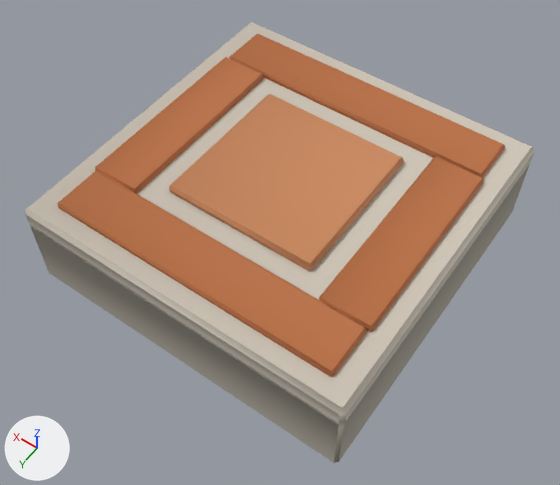
An edit to the glTF model assets/3d/reworked/tile_courtyard.glb, drawn before and after from the same camera.
Before and after are seen from a 50 mm camera at (-1.63, 2.36, 3.1) aimed at (-0.05, 0.15, -0.37). Lighting does not change. The marker at lower left points along +X, +Y and +Z. The first picture is the older version. Vertices at exactly the same position are counted once.

Names of what the first picture shows: 'co_body', 'co_cap', 'co_center', 'co_ring0', 'co_ring1', 'co_ring2', 'co_ring3'.
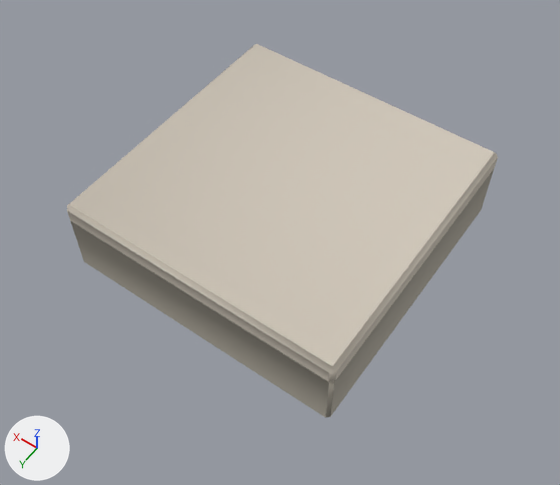
Where the change shows, as pixel boxes (x1, y1, x2, y2) in the pictures (560 x 485 px):
'co_cap', rescaled (15% narrower, 16% shorter)
    before: (25, 22, 535, 423)
    after: (67, 44, 498, 381)
'co_body', rescaled (15% narrower, 17% shorter)
    before: (30, 164, 530, 463)
    after: (71, 169, 494, 418)
'co_center', deleted (orange)
    before: (169, 94, 404, 270)
'co_ring0', deleted (orange)
    before: (58, 171, 367, 377)
'co_ring3', deleted (orange)
    before: (319, 157, 484, 332)
'co_ring1', deleted (orange)
    before: (229, 34, 505, 178)
'co_ring2', deleted (orange)
    before: (95, 57, 264, 194)

What changed in the scene script:
```text
Change me_cube_014:
    used by ob_co_body; location = (0.0, 0.0, 0.0)
    remove me_cube_014.from_pydata(...)  # 24 vertices, 44 faces; spans x -1.0..1.0, y -1.0..1.0, z -0.56..-0.1
    add me_cube_014.from_pydata(...)  # 24 vertices, 44 faces; spans x -0.85..0.85, y -0.85..0.85, z -0.5..-0.1
    me_cube_014 part 1: the whole mesh is scaled about its middle by (0.848, 0.848, 0.863), then moved by (0.0, 0.0, 0.03)
Change me_cube_015:
    used by ob_co_cap; location = (0.0, 0.0, 0.0)
    remove me_cube_015.from_pydata(...)  # 24 vertices, 44 faces; spans x -1.0..1.0, y -1.0..1.0, z -0.12..0.01
    add me_cube_015.from_pydata(...)  # 24 vertices, 44 faces; spans x -0.85..0.85, y -0.85..0.85, z -0.13..0.0
    me_cube_015 part 2: the whole mesh is scaled about the mesh origin by (0.848, 0.848, 1)
Remove ob_co_center:
    ob_co_center = bpy.data.objects.new('co_center', me_cube_016)
    ob_co_center.location = (0.0, 0.0, 0.0)
Remove ob_co_ring0:
    ob_co_ring0 = bpy.data.objects.new('co_ring0', me_cube_017)
    ob_co_ring0.location = (0.0, 0.0, 0.0)
Remove ob_co_ring1:
    ob_co_ring1 = bpy.data.objects.new('co_ring1', me_cube_018)
    ob_co_ring1.location = (0.0, 0.0, 0.0)
Remove ob_co_ring2:
    ob_co_ring2 = bpy.data.objects.new('co_ring2', me_cube_019)
    ob_co_ring2.location = (0.0, 0.0, 0.0)
Remove ob_co_ring3:
    ob_co_ring3 = bpy.data.objects.new('co_ring3', me_cube_020)
    ob_co_ring3.location = (0.0, 0.0, 0.0)
```
